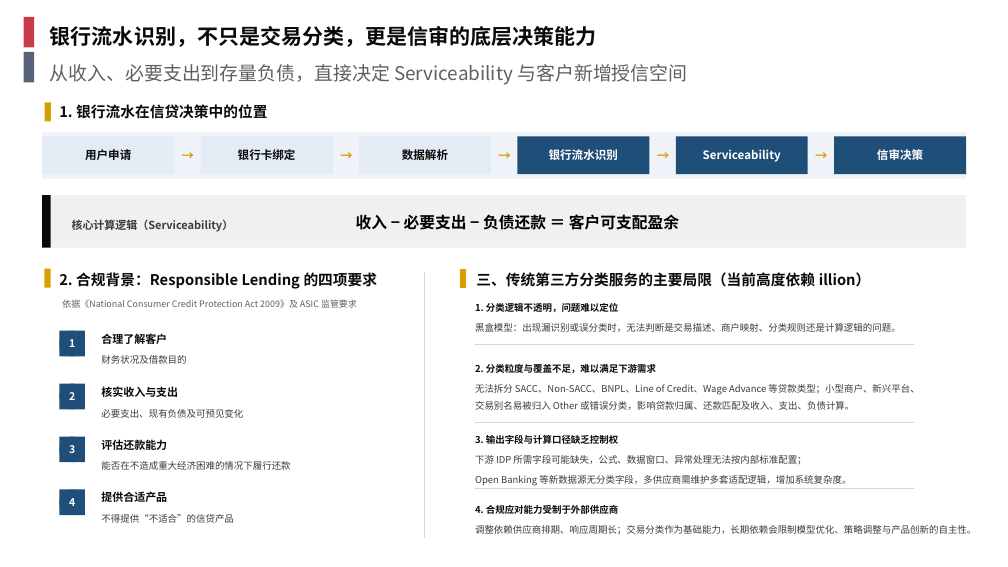
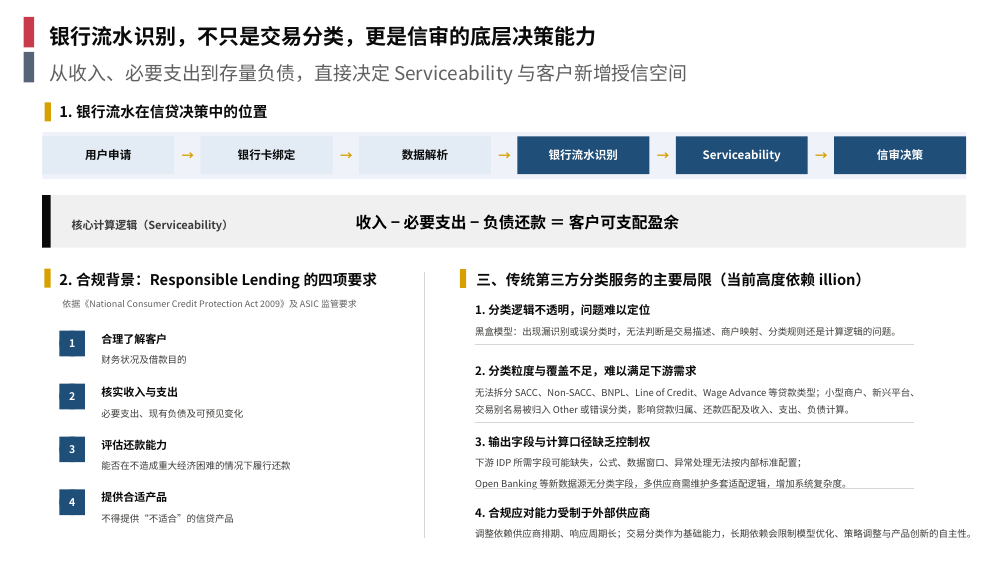
Before and after one commit to EliamZhang/AI-report-materials---August-13th, a slide deck: slide 1 of 银行流水分享_V2.0.pptx. Drawn at 1008x567 pixels with LibreOffice and Linux fonts; fonts in the diff are those of the drawing; background and template pictures are left out. Boxes give left, top, right and bottom in pixels: in the first picture for what was removed or moved away, otherwise in the second. Text is boxed around its words. In the diff, an @@ line names an element or a change of style, - is before the commit and + after.

Commit message:
银行流水分享 V2.0 人工调整：第 2 页交易表格移除方向列（方向/Debit/Credit 文本删除）、左卡删除 4 个风险 pill 标签（多头借贷/近期新增贷款/高成本借贷/存在轻微逾期）、右卡删除「轻微逾期 1 次」行与两个 → 箭头，「产品成本」改「产品要素」、底部新增「利息成本 A$372」「产品类型 A$372」指标；第 3 页标题「五类定位原因示例」改「四类定位原因示例」；其余差异为 PowerPoint 保存副产物（第 1 页无实质变化、第 4 页单 run 拆分为多 run 内容不变、字体子集/元数据重写）

```diff
--- a/银行流水分享_V2.0.pptx
+++ b/银行流水分享_V2.0.pptx
@@ text at (x1=475, y1=304, x2=650, y2=316): size 9 to 11 pt in "1. 分类逻辑不透明，问题难以定位" @@
@@ text at (x1=475, y1=365, x2=696, y2=377): size 9 to 11 pt in "2. 分类粒度与覆盖不足，难以满足下游需求" @@
@@ text at (x1=475, y1=436, x2=650, y2=447): size 9 to 11 pt in "3. 输出字段与计算口径缺乏控制权" @@
@@ text at (x1=475, y1=507, x2=650, y2=518): size 9 to 11 pt in "4. 合规应对能力受制于外部供应商" @@
```
Also in this commit, not shown: 3 other slides changed.
